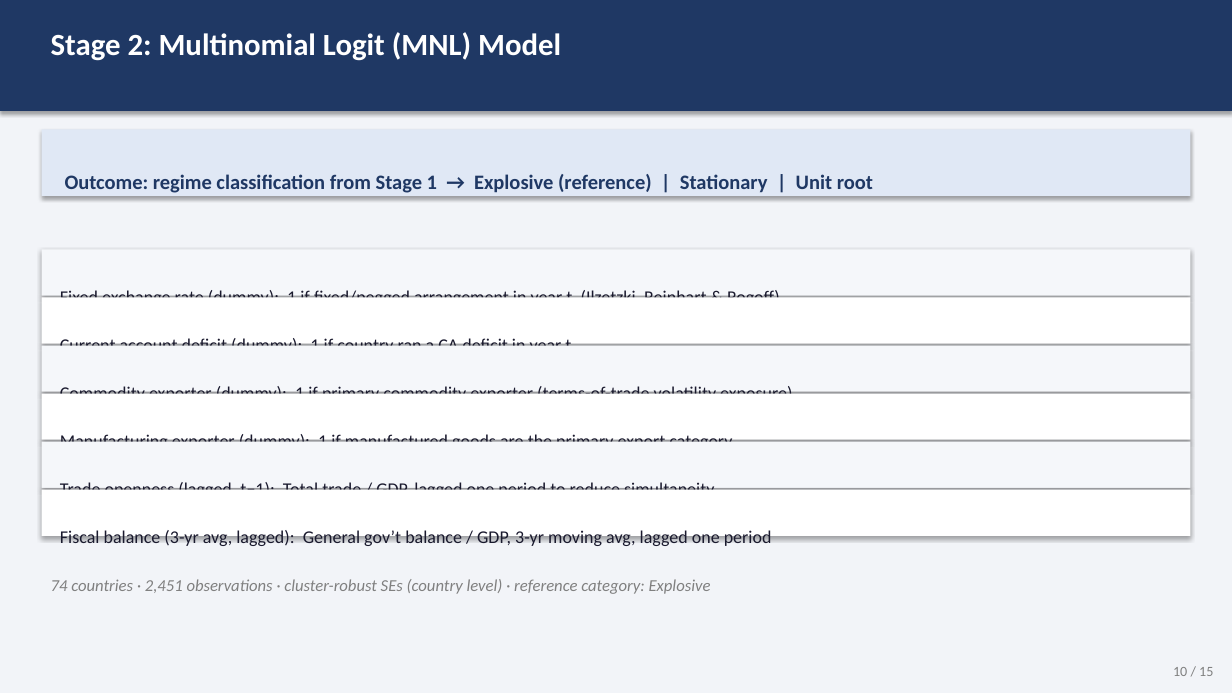
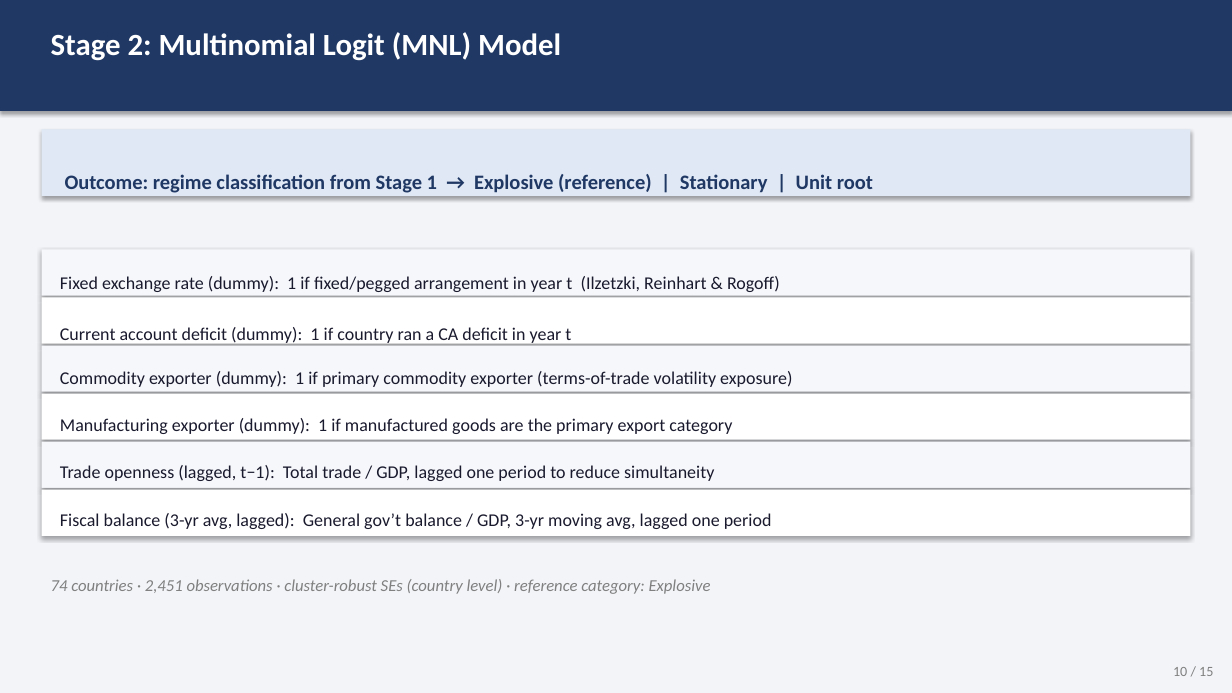
Before and after one commit to ec78/cab-persistency, a slide deck: slide 10 of updated_2025/slides/cab_persistency_slides.pptx. Drawn at 1232x693 pixels with LibreOffice and Linux fonts; fonts in the diff are those of the drawing. Boxes give left, top, right and bottom in pixels: in the first picture for what was removed or moved away, otherwise in the second. Text is boxed around its words. In the diff, an @@ line names an element or a change of style, - is before the commit and + after.

```diff
--- a/updated_2025/slides/cab_persistency_slides.pptx
+++ b/updated_2025/slides/cab_persistency_slides.pptx
@@ text "Current account deficit (dummy): 1 ..." rewrapped from (x1=60, y1=338, x2=571, y2=346) to (x1=60, y1=327, x2=571, y2=345) @@
@@ 5 texts moved together from (x1=60, y1=290, x2=792, y2=546) to (x1=60, y1=276, x2=792, y2=529) @@
```
Also in this commit, not shown: 3 other slides changed.
